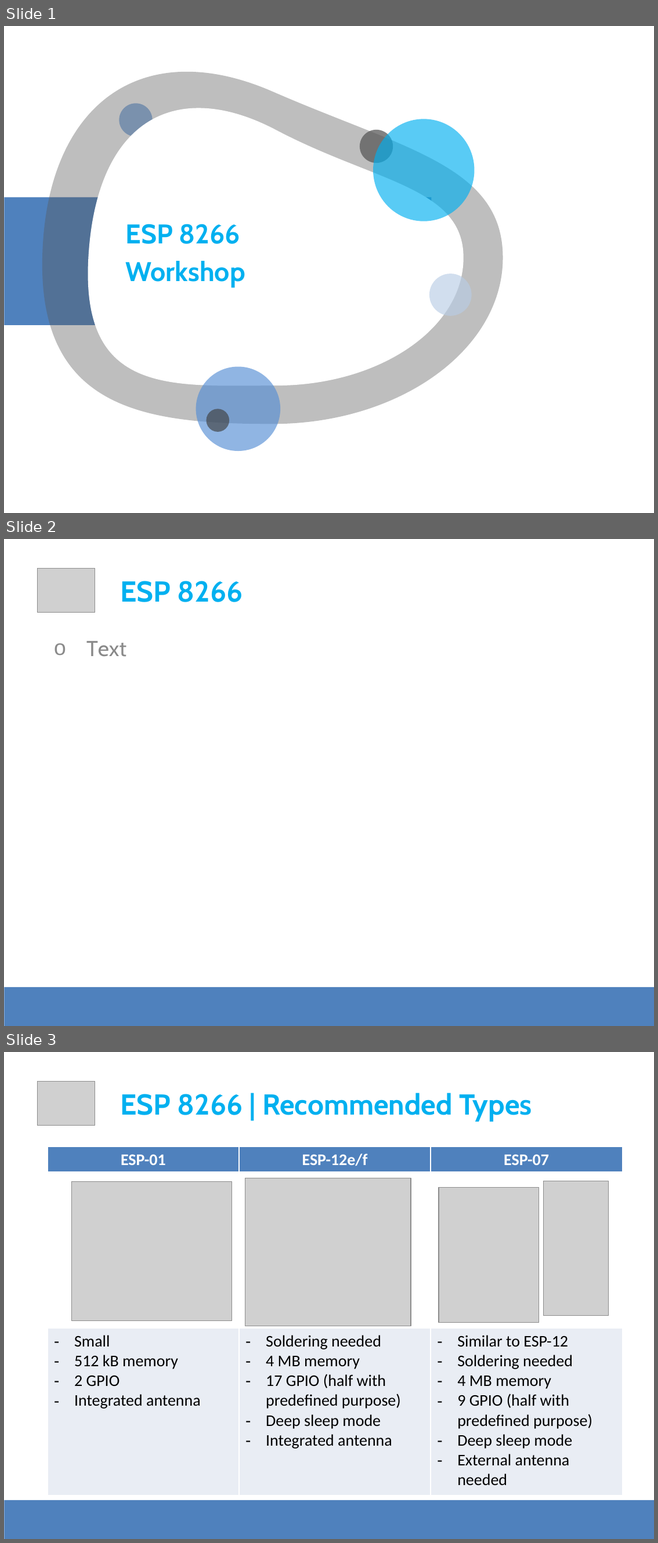
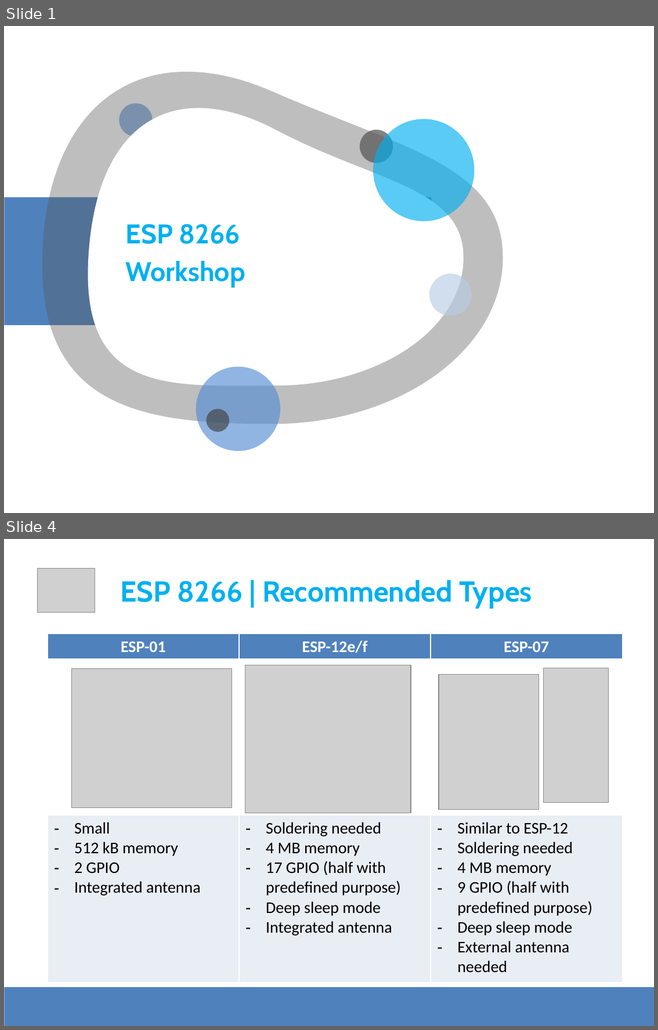
Before and after one commit to apolo-11/es-workshop-esp8266, a slide deck: DevSession - ESP8266.pptx. Shown one above the other, each under a label of ours: slides 1, 2 and 3 before the commit, slides 1 and 4 after it; the slides between them are not shown. The pictures are 658x1543 and 658x1030 pixels, drawn with LibreOffice and Linux fonts; fonts in the diff are those of the drawing; grey boxes stand for pictures. Boxes give left, top, right and bottom in pixels: in the first picture for what was removed or moved away, otherwise in the second. Text is boxed around its words. In the diff, an @@ line names an element or a change of style, - is before the commit and + after.

```diff
--- a/DevSession - ESP8266.pptx
+++ b/DevSession - ESP8266.pptx
@@ slide 2 removed at box(4, 539, 654, 1026), background #FFFFFF @@
@@ picture removed at box(37, 568, 95, 613) @@
@@ text removed at box(121, 581, 242, 602) @@
-ESP 8266
@@ text removed at box(86, 641, 126, 657) @@
-o Text
@@ rectangle removed at box(4, 987, 654, 1026) @@
@@ what was slide 3 is now slide 4 @@
```
Also in this commit, not shown: 3 slides changed, 10 slides added, 3 other slides removed, 3 other files.
